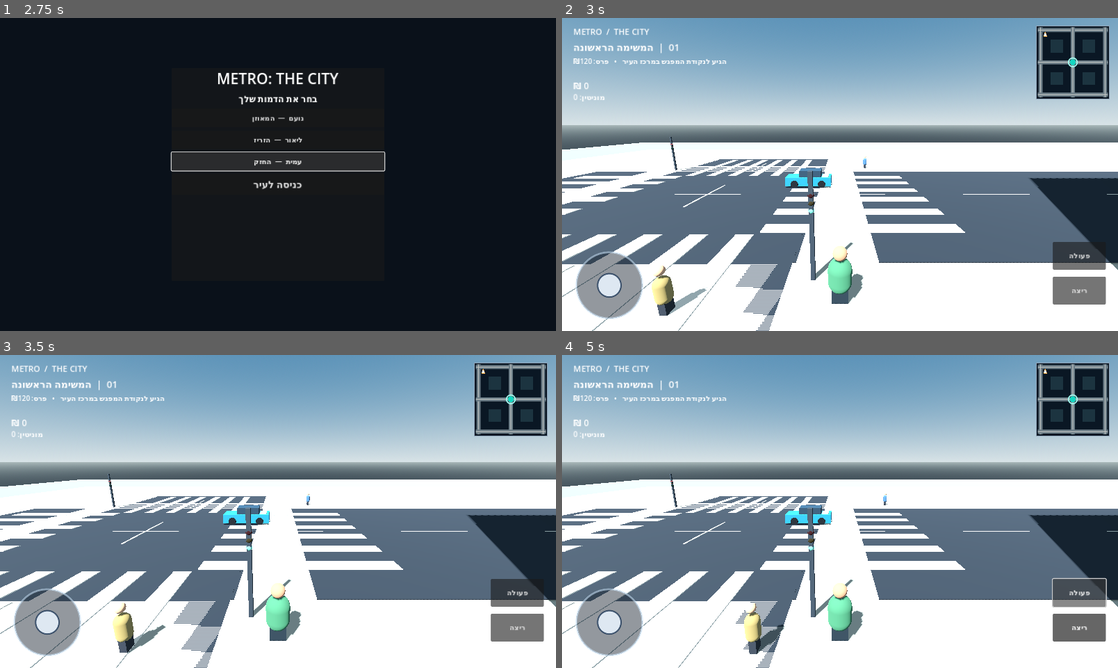
Above: before the commit, frames 1-4 (two rows, left to right).
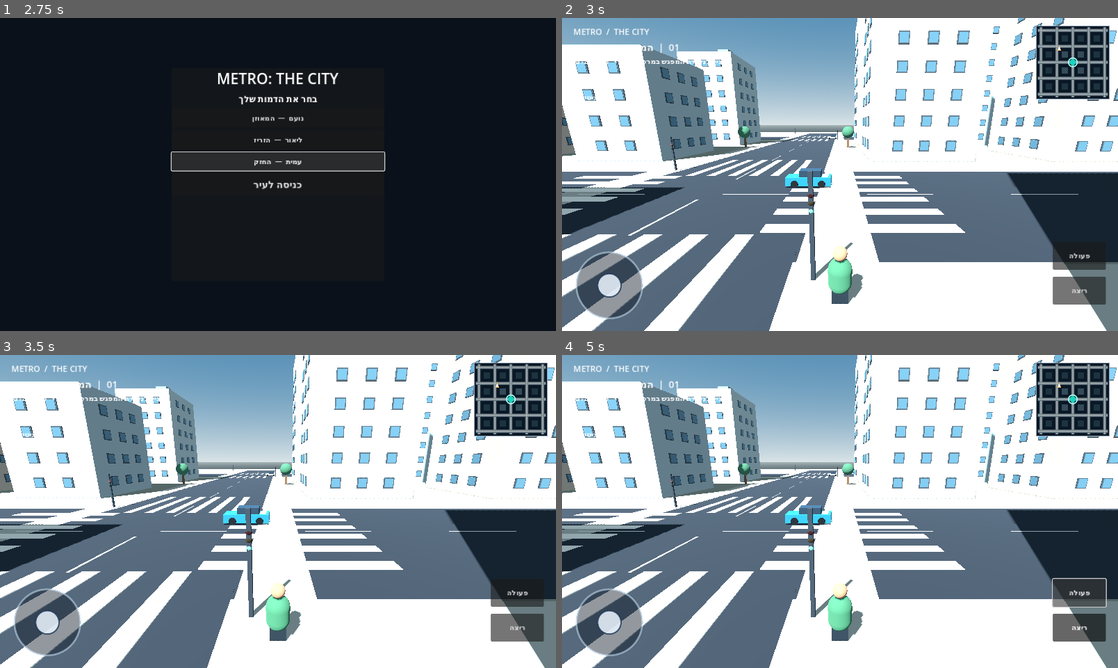
Above: after the commit, the same moments.

Repository: a332150176-dev/METRO-THE-CITY
Game: Godot game, scene res://scenes/main.tscn
The game is run twice, just before and just after one commit, with the same random seed, the same clock (stepped at 60 frames per second) and the same inputs.
Inputs:
- Up to frame 1 (2.75 s): click "נועם — המאוזן" at 0.5 s; click "ליאור — הזריז" at 1.25 s; click "עמית — החזק" at 2 s
- Up to frame 2 (3 s): click "כניסה לעיר" at 2.75 s
- Up to frame 3 (3.5 s): no input
- Up to frame 4 (5 s): click "ריצה" at 3.5 s; click "פעולה" at 4.25 s

Frame 1 is identical in both runs. In frame 2, 40% of the frame differs, in the area x 0-100%, y 0-100%; in frame 3, 40%; in frame 4, 40%.

Commit message:
Expand city to five-by-five districts and improve procedural building detail

Diff:
--- a/scripts/city_builder.gd
+++ b/scripts/city_builder.gd
@@ -2,12 +2,19 @@
 class_name CityBuilder
 
 const LIGHT_VISUAL := preload("res://scripts/traffic_light_visual.gd")
+const GRID_SIZE: int = 5
 const GRID_SPACING: float = 76.0
 const ROAD_WIDTH: float = 18.0
-const CITY_EDGE: float = 190.0
+const CITY_EDGE: float = 420.0
 
 var rng := RandomNumberGenerator.new()
 var traffic_controller: TrafficController
+var window_frame_transforms: Array[Transform3D] = []
+var window_glass_transforms: Array[Transform3D] = []
+var road_mark_x_transforms: Array[Transform3D] = []
+var road_mark_z_transforms: Array[Transform3D] = []
+var crosswalk_x_transforms: Array[Transform3D] = []
+var crosswalk_z_transforms: Array[Transform3D] = []
 
 func build_city(controller: TrafficController) -> void:
 	traffic_controller = controller
@@ -16,6 +23,7 @@
 	_build_roads()
 	_build_blocks()
 	_build_intersections()
+	_build_batched_details()
 
 func _material(color: Color, roughness: float = 0.88) -> StandardMaterial3D:
 	var result := StandardMaterial3D.new()
@@ -49,13 +57,23 @@
 	holder.add_child(mesh_instance)
 	return holder
 
+func _visual_box(parent: Node3D, size: Vector3, position: Vector3, color: Color) -> MeshInstance3D:
+	var instance := MeshInstance3D.new()
+	var mesh := BoxMesh.new()
+	mesh.size = size
+	instance.mesh = mesh
+	instance.position = position
+	instance.material_override = _material(color)
+	parent.add_child(instance)
+	return instance
+
 func _build_ground() -> void:
-	_box(self, Vector3(260.0, 1.0, 260.0), Vector3(0.0, -0.5, 0.0), Color("#777d78"), true)
-	_box(self, Vector3(220.0, 0.05, 220.0), Vector3(0.0, 0.02, 0.0), Color("#8b8b7b"))
+	_box(self, Vector3(460.0, 1.0, 460.0), Vector3(0.0, -0.5, 0.0), Color("#777d78"), true)
+	_box(self, Vector3(430.0, 0.05, 430.0), Vector3(0.0, 0.02, 0.0), Color("#8b8b7b"))
 
 func _build_roads() -> void:
-	for grid in range(3):
-		var coordinate := (grid - 1) * GRID_SPACING
+	for grid in range(GRID_SIZE):
+		var coordinate := (grid - 2) * GRID_SPACING
 		_box(self, Vector3(CITY_EDGE, 0.13, ROAD_WIDTH), Vector3(0.0, -0.01, coordinate), Color("#292e34"))
 		_box(self, Vector3(ROAD_WIDTH, 0.13, CITY_EDGE), Vector3(coordinate, -0.005, 0.0), Color("#292e34"))
 		_box(self, Vector3(CITY_EDGE, 0.12, 3.5), Vector3(0.0, 0.0, coordinate - 10.9), Color("#aaa99d"))
@@ -63,50 +81,99 @@
 		_box(self, Vector3(3.5, 0.12, CITY_EDGE), Vector3(coordinate - 10.9, 0.0, 0.0), Color("#aaa99d"))
 		_box(self, Vector3(3.5, 0.12, CITY_EDGE), Vector3(coordinate + 10.9, 0.0, 0.0), Color("#aaa99d"))
 
-		for mark in range(15):
-			var along := -88.0 + mark * 12.0
-			_box(self, Vector3(5.5, 0.025, 0.18), Vector3(along, 0.075, coordinate), Color("#d9d8c7"))
-			_box(self, Vector3(0.18, 0.025, 5.5), Vector3(coordinate, 0.075, along), Color("#d9d8c7"))
+		for mark in range(35):
+			var along := -204.0 + mark * 12.0
+			road_mark_x_transforms.append(Transform3D(Basis(), Vector3(along, 0.075, coordinate)))
+			road_mark_z_transforms.append(Transform3D(Basis(), Vector3(coordinate, 0.075, along)))
 
 func _build_blocks() -> void:
-	var building_colors: Array[Color] = [
+	var residential_colors: Array[Color] = [
 		Color("#b7a991"), Color("#c9c1af"), Color("#9fa9a9"),
 		Color("#d1c5b3"), Color("#aeb8b5"), Color("#b4a28f")
 	]
-	for block_x in range(2):
-		for block_z in range(2):
-			var center_x := -38.0 + block_x * GRID_SPACING
-			var center_z := -38.0 + block_z * GRID_SPACING
+	var downtown_colors: Array[Color] = [
+		Color("#8e9da2"), Color("#aab5b6"), Color("#8a969b"),
+		Color("#c0b8a8"), Color("#9caeb2")
+	]
+	var mixed_colors: Array[Color] = [
+		Color("#b9aa96"), Color("#b8bdb5"), Color("#a5aaa5"),
+		Color("#c9bca9"), Color("#a4b0af")
+	]
+
+	for block_x in range(GRID_SIZE - 1):
+		for block_z in range(GRID_SIZE - 1):
+			var center_x := (float(block_x) - 1.5) * GRID_SPACING
+			var center_z := (float(block_z) - 1.5) * GRID_SPACING
+			var downtown := block_x >= 1 and block_x <= 2 and block_z >= 1 and block_z <= 2
+			var mixed := not downtown and (block_x == 1 or block_x == 2 or block_z == 1 or block_z == 2)
+			var palette: Array[Color] = downtown_colors if downtown else (mixed_colors if mixed else residential_colors)
+
 			for offset_x in [-14.0, 14.0]:
 				for offset_z in [-14.0, 14.0]:
 					var width := rng.randf_range(12.0, 18.0)
 					var depth := rng.randf_range(12.0, 18.0)
-					var height := rng.randf_range(13.0, 34.0)
-					if rng.randf() > 0.76:
-						height += rng.randf_range(12.0, 20.0)
+					var height := rng.randf_range(13.0, 26.0)
+					if mixed:
+						height = rng.randf_range(20.0, 38.0)
+					if downtown:
+						height = rng.randf_range(34.0, 56.0)
 					var position := Vector3(center_x + offset_x, height * 0.5 - 0.05, center_z + offset_z)
-					var color: Color = building_colors[rng.randi_range(0, building_colors.size() - 1)]
-					_add_building(Vector3(width, height, depth), position, color)
+					var color: Color = palette[rng.randi_range(0, palette.size() - 1)]
+					_add_building(Vector3(width, height, depth), position, color, downtown)
+
 			_add_tree(Vector3(center_x - 25.0, 0.0, center_z))
 			_add_tree(Vector3(center_x + 25.0, 0.0, center_z))
 			_add_bench(Vector3(center_x, 0.0, center_z - 25.0))
 
-func _add_building(size: Vector3, position: Vector3, color: Color) -> void:
+func _add_building(size: Vector3, position: Vector3, color: Color, downtown: bool) -> void:
 	var building := _box(self, size, position, color, true)
-	var floors := maxi(2, int(size.y / 4.2))
-	var window_material := _material(Color("#526b78"), 0.3)
-	for floor_index in range(floors):
-		var y := -size.y * 0.5 + 2.2 + floor_index * 3.8
-		for window_index in range(3):
-			var x := -size.x * 0.5 + 2.3 + window_index * maxf(3.0, size.x * 0.31)
-			var window := MeshInstance3D.new()
-			var pane := BoxMesh.new()
-			pane.size = Vector3(1.0, 1.35, 0.08)
-			window.mesh = pane
-			window.material_override = window_material
-			window.position = Vector3(x, y, -size.z * 0.5 - 0.045)
-			building.add_child(window)
-	_box(self, Vector3(size.x * 0.35, 0.35, size.z * 0.35), position + Vector3(0.0, size.y * 0.5 + 0.18, 0.0), color.darkened(0.16))
+	var floors := maxi(2, int(size.y / 4.0))
+	var horizontal_material := color.darkened(0.16)
+	_visual_box(building, Vector3(size.x * 0.92, 0.24, size.z * 0.92), Vector3(0.0, size.y * 0.5 + 0.12, 0.0), horizontal_material)
+	_visual_box(building, Vector3(size.x * 0.88, 0.18, 0.22), Vector3(0.0, -size.y * 0.5 + 3.8, -size.z * 0.5 - 0.07), horizontal_material)
+
+	for side in range(4):
+		var horizontal_length := size.x if side < 2 else size.z
+		var window_count := clampi(int(horizontal_length / 4.6), 2, 4)
+		var pitch := horizontal_length / float(window_count + 1)
+		for floor_index in range(floors):
+			var window_y := -size.y * 0.5 + 2.55 + floor_index * 3.75
+			for window_index in range(window_count):
+				var offset := -horizontal_length * 0.5 + pitch * float(window_index + 1)
+				var frame_position := position
+				var glass_position := position
+				var rotation := 0.0
+				if side == 0:
+					frame_position += Vector3(offset, window_y, -size.z * 0.5 - 0.07)
+					glass_position = frame_position + Vector3(0.0, 0.0, -0.08)
+				elif side == 1:
+					frame_position += Vector3(offset, window_y, size.z * 0.5 + 0.07)
+					glass_position = frame_position + Vector3(0.0, 0.0, 0.08)
+				elif side == 2:
+					frame_position += Vector3(-size.x * 0.5 - 0.07, window_y, offset)
+					glass_position = frame_position + Vector3(-0.08, 0.0, 0.0)
+					rotation = PI * 0.5
+				else:
+					frame_position += Vector3(size.x * 0.5 + 0.07, window_y, offset)
+					glass_position = frame_position + Vector3(0.08, 0.0, 0.0)
+					rotation = PI * 0.5
+				window_frame_transforms.append(Transform3D(Basis(Vector3.UP, rotation), frame_position))
+				window_glass_transforms.append(Transform3D(Basis(Vector3.UP, rotation), glass_position))
+
+				if side == 0 and floor_index > 0 and floor_index % 2 == 0 and window_index == 0:
+					var balcony_y := window_y - 0.92
+					_visual_box(building, Vector3(2.0, 0.12, 0.72), Vector3(offset, balcony_y, -size.z * 0.5 - 0.42), Color("#636c6d"))
+					_visual_box(building, Vector3(2.0, 0.08, 0.08), Vector3(offset, balcony_y + 0.48, -size.z * 0.5 - 0.75), Color("#596367"))
+
+	var door_y := -size.y * 0.5 + 1.2
+	_visual_box(building, Vector3(1.35, 2.25, 0.14), Vector3(-size.x * 0.16, door_y, -size.z * 0.5 - 0.12), Color("#35434a"))
+	_visual_box(building, Vector3(size.x * 0.72, 0.42, 0.26), Vector3(0.0, -size.y * 0.5 + 2.55, -size.z * 0.5 - 0.14), Color("#65777b"))
+
+	if rng.randf() > 0.45:
+		var rooftop_size := Vector3(rng.randf_range(2.0, 3.2), rng.randf_range(1.2, 2.0), rng.randf_range(2.0, 3.2))
+		_visual_box(building, rooftop_size, Vector3(size.x * 0.22, size.y * 0.5 + rooftop_size.y * 0.5, size.z * 0.18), color.darkened(0.22))
+	if downtown and rng.randf() > 0.5:
+		_visual_box(building, Vector3(size.x * 0.52, 0.3, 0.28), Vector3(0.0, size.y * 0.5 - 1.0, -size.z * 0.5 - 0.16), Color("#344c57"))
 
 func _add_tree(position: Vector3) -> void:
 	var trunk := _box(self, Vector3(0.42, 2.4, 0.42), position + Vector3(0.0, 1.2, 0.0), Color("#71543b"))
@@ -125,15 +192,15 @@
 		_box(self, Vector3(0.15, 0.7, 0.55), position + Vector3(x, 0.35, 0.0), Color("#4b5052"))
 
 func _build_intersections() -> void:
-	for x in range(3):
-		for z in range(3):
-			var center := Vector3((x - 1) * GRID_SPACING, 0.0, (z - 1) * GRID_SPACING)
+	for x in range(GRID_SIZE):
+		for z in range(GRID_SIZE):
+			var center := Vector3((x - 2) * GRID_SPACING, 0.0, (z - 2) * GRID_SPACING)
 			for stripe in range(6):
 				var offset := -6.0 + stripe * 2.4
-				_box(self, Vector3(0.95, 0.035, 11.0), center + Vector3(offset, 0.09, -12.2), Color("#e6e4d8"))
-				_box(self, Vector3(0.95, 0.035, 11.0), center + Vector3(offset, 0.09, 12.2), Color("#e6e4d8"))
-				_box(self, Vector3(11.0, 0.035, 0.95), center + Vector3(-12.2, 0.09, offset), Color("#e6e4d8"))
-				_box(self, Vector3(11.0, 0.035, 0.95), center + Vector3(12.2, 0.09, offset), Color("#e6e4d8"))
+				crosswalk_z_transforms.append(Transform3D(Basis(), center + Vector3(offset, 0.09, -12.2)))
+				crosswalk_z_transforms.append(Transform3D(Basis(), center + Vector3(offset, 0.09, 12.2)))
+				crosswalk_x_transforms.append(Transform3D(Basis(), center + Vector3(-12.2, 0.09, offset)))
+				crosswalk_x_transforms.append(Transform3D(Basis(), center + Vector3(12.2, 0.09, offset)))
 			_add_traffic_pole(center + Vector3(-10.0, 0.0, -10.0), true)
 			_add_traffic_pole(center + Vector3(10.0, 0.0, 10.0), false)
 
@@ -143,3 +210,27 @@
 	add_child(lamp)
 	lamp.position = position + Vector3(0.0, 3.35, 0.0)
 	lamp.setup(traffic_controller, horizontal)
+
+func _build_batched_details() -> void:
+	_add_multimesh_batch(Vector3(5.5, 0.025, 0.18), road_mark_x_transforms, Color("#d9d8c7"))
+	_add_multimesh_batch(Vector3(0.18, 0.025, 5.5), road_mark_z_transforms, Color("#d9d8c7"))
+	_add_multimesh_batch(Vector3(0.95, 0.035, 11.0), crosswalk_z_transforms, Color("#e6e4d8"))
+	_add_multimesh_batch(Vector3(11.0, 0.035, 0.95), crosswalk_x_transforms, Color("#e6e4d8"))
+	_add_multimesh_batch(Vector3(1.55, 1.62, 0.12), window_frame_transforms, Color("#414b50"), 0.7)
+	_add_multimesh_batch(Vector3(1.24, 1.32, 0.1), window_glass_transforms, Color("#557785"), 0.28)
+
+func _add_multimesh_batch(mesh_size: Vector3, transforms: Array[Transform3D], color: Color, roughness: float = 0.88) -> void:
+	if transforms.is_empty():
+		return
+	var mesh := BoxMesh.new()
+	mesh.size = mesh_size
+	var multi := MultiMesh.new()
+	multi.transform_format = MultiMesh.TRANSFORM_3D
+	multi.mesh = mesh
+	multi.instance_count = transforms.size()
+	for index in range(transforms.size()):
+		multi.set_instance_transform(index, transforms[index])
+	var instance := MultiMeshInstance3D.new()
+	instance.multimesh = multi
+	instance.material_override = _material(color, roughness)
+	add_child(instance)
--- a/scripts/city_minimap.gd
+++ b/scripts/city_minimap.gd
@@ -4,7 +4,7 @@
 var player: PlayerController
 var missions: MissionManager
 var refresh_clock: float = 0.0
-var map_radius: float = 86.0
+var map_radius: float = 174.0
 
 func set_sources(player_node: PlayerController, mission_node: MissionManager) -> void:
 	player = player_node
@@ -35,19 +35,23 @@
 	var center := size * 0.5
 	var scale := minf(size.x, size.y) / (map_radius * 2.0)
 
-	for block_x in [-38.0, 38.0]:
-		for block_z in [-38.0, 38.0]:
-			var block_center := center + Vector2(block_x, block_z) * scale
+	for block_x in range(4):
+		for block_z in range(4):
+			var world_x := -114.0 + block_x * 76.0
+			var world_z := -114.0 + block_z * 76.0
+			var block_center := center + Vector2(world_x, world_z) * scale
 			var block_rect := Rect2(block_center - Vector2(15.0, 15.0) * scale, Vector2(30.0, 30.0) * scale)
-			draw_rect(block_rect, Color("#1c3440"), true)
+			var is_downtown := block_x >= 1 and block_x <= 2 and block_z >= 1 and block_z <= 2
+			draw_rect(block_rect, Color("#344b58") if is_downtown else Color("#1c3440"), true)
 
-	for road in [-76.0, 0.0, 76.0]:
+	for grid in range(5):
+		var road := -152.0 + grid * 76.0
 		var x: float = center.x + road * scale
 		var z: float = center.y + road * scale
-		draw_line(Vector2(x, 4.0), Vector2(x, size.y - 4.0), Color("#6c7d87"), 8.0, true)
-		draw_line(Vector2(4.0, z), Vector2(size.x - 4.0, z), Color("#6c7d87"), 8.0, true)
-		draw_line(Vector2(x, 4.0), Vector2(x, size.y - 4.0), Color("#c0c5c3"), 0.8, true)
-		draw_line(Vector2(4.0, z), Vector2(size.x - 4.0, z), Color("#c0c5c3"), 0.8, true)
+		draw_line(Vector2(x, 4.0), Vector2(x, size.y - 4.0), Color("#6c7d87"), 6.0, true)
+		draw_line(Vector2(4.0, z), Vector2(size.x - 4.0, z), Color("#6c7d87"), 6.0, true)
+		draw_line(Vector2(x, 4.0), Vector2(x, size.y - 4.0), Color("#c0c5c3"), 0.7, true)
+		draw_line(Vector2(4.0, z), Vector2(size.x - 4.0, z), Color("#c0c5c3"), 0.7, true)
 
 	if missions != null and missions.current_index < missions.missions.size():
 		var mission: Dictionary = missions.missions[missions.current_index]
--- a/scripts/road_network.gd
+++ b/scripts/road_network.gd
@@ -1,13 +1,14 @@
 extends RefCounted
 class_name RoadNetwork
 
-const GRID_SIZE: int = 3
+const GRID_SIZE: int = 5
 const SPACING: float = 76.0
 const TURN_RADIUS: float = 7.0
 
 func intersection_position(id: int) -> Vector3:
 	var cell := Vector2i(id % GRID_SIZE, int(id / GRID_SIZE))
-	return Vector3((cell.x - 1) * SPACING, 0.0, (cell.y - 1) * SPACING)
+	var center_offset := float(GRID_SIZE - 1) * 0.5
+	return Vector3((float(cell.x) - center_offset) * SPACING, 0.0, (float(cell.y) - center_offset) * SPACING)
 
 func all_intersections() -> Array[Vector3]:
 	var result: Array[Vector3] = []
@@ -16,8 +17,9 @@
 	return result
 
 func shortest_path(start_id: int, goal_id: int) -> Array[int]:
-	var start := clampi(start_id, 0, 8)
-	var goal := clampi(goal_id, 0, 8)
+	var last_id := GRID_SIZE * GRID_SIZE - 1
+	var start := clampi(start_id, 0, last_id)
+	var goal := clampi(goal_id, 0, last_id)
 	var queue: Array[int] = [start]
 	var previous: Dictionary = {start: -1}
 	while not queue.is_empty():
@@ -87,8 +89,9 @@
 func nearest_intersection(position: Vector3) -> Dictionary:
 	var best_id := 0
 	var best_distance := INF
-	for id in range(9):
-		var distance := Vector2(position.x, position.z).distance_to(Vector2(intersection_position(id).x, intersection_position(id).z))
+	for id in range(GRID_SIZE * GRID_SIZE):
+		var point := intersection_position(id)
+		var distance := Vector2(position.x, position.z).distance_to(Vector2(point.x, point.z))
 		if distance < best_distance:
 			best_distance = distance
 			best_id = id
--- a/scripts/smoke_test.gd
+++ b/scripts/smoke_test.gd
@@ -18,9 +18,13 @@
 		push_error("Smoke test: road network was not initialized")
 		quit(1)
 		return
-	var route: PackedVector3Array = game.road_network.build_route(0, 8)
+	var route: PackedVector3Array = game.road_network.build_route(0, 24)
 	if route.size() < 5:
-		push_error("Smoke test: 3x3 route generation failed")
+		push_error("Smoke test: 5x5 route generation failed")
+		quit(1)
+		return
+	if game.road_network.all_intersections().size() != 25:
+		push_error("Smoke test: expanded city does not contain 25 intersections")
 		quit(1)
 		return
 	if game.get_node_or_null("ProceduralCity") == null:
@@ -28,7 +32,7 @@
 		quit(1)
 		return
 	var traffic := game.get_node_or_null("CityTraffic")
-	if traffic == null or traffic.cars.size() < 9 or traffic.pedestrians.size() < 18:
+	if traffic == null or traffic.cars.size() < 12 or traffic.pedestrians.size() < 24:
 		push_error("Smoke test: traffic or pedestrian population did not initialize")
 		quit(1)
 		return
@@ -82,9 +86,9 @@
 		return
 	test_car.exit_vehicle()
 	if test_car.player_driving or not game.player.visible:
-		push_error("Smoke test: player could not exit the vehicle")
+		push_error("Smoke test: player could not exit a vehicle")
 		quit(1)
 		return
 
-	print("METRO smoke test passed: city, routes, AI, campaign, customization, jump, vehicle driving and mission completion")
+	print("METRO smoke test passed: 5x5 city, roads, AI, campaign, customization, jump, vehicle driving and mission completion")
 	quit(0)
--- a/scripts/traffic_manager.gd
+++ b/scripts/traffic_manager.gd
@@ -10,7 +10,7 @@
 var cars: Array[TrafficCar] = []
 var pedestrians: Array[CityPedestrian] = []
 var spawn_clock: float = 0.0
-var target_car_count: int = 9
+var target_car_count: int = 12
 var car_colors: Array[Color] = [
 	Color("#24799a"), Color("#c2c6c5"), Color("#b64d3b"),
 	Color("#d4a843"), Color("#343b43"), Color("#6d8a6f")
@@ -26,7 +26,7 @@
 	rng.seed = 884422
 	for i in range(target_car_count):
 		_spawn_one_car(i)
-	_spawn_pedestrians(18)
+	_spawn_pedestrians(24)
 
 func _process(delta: float) -> void:
 	for i in range(cars.size() - 1, -1, -1):
@@ -38,10 +38,10 @@
 		_spawn_one_car(rng.randi_range(0, 1000))
 
 func _spawn_one_car(seed_value: int) -> void:
-	var start_id := seed_value if seed_value >= 0 and seed_value < 9 else rng.randi_range(0, 8)
-	var goal_id := rng.randi_range(0, 8)
+	var start_id := seed_value if seed_value >= 0 and seed_value < 25 else rng.randi_range(0, 24)
+	var goal_id := rng.randi_range(0, 24)
 	while goal_id == start_id:
-		goal_id = rng.randi_range(0, 8)
+		goal_id = rng.randi_range(0, 24)
 	var car: TrafficCar = CAR_SCRIPT.new()
 	car.name = "TrafficCar_%02d" % (seed_value % 1000)
 	var lane := 3.0 if seed_value % 2 == 0 else -3.0
@@ -59,15 +59,15 @@
 
 func _make_sidewalk_route(seed_offset: int) -> PackedVector3Array:
 	var points := PackedVector3Array()
-	var road_line := float(rng.randi_range(-1, 1)) * 76.0
+	var road_line := float(rng.randi_range(-2, 2)) * 76.0
 	var side := -1.0 if seed_offset % 2 == 0 else 1.0
 	var lane := road_line + side * 11.5
-	var start := rng.randf_range(-76.0, 76.0)
+	var start := rng.randf_range(-152.0, 152.0)
 	points.append(Vector3(start, 0.05, lane))
-	points.append(Vector3(76.0, 0.05, lane))
-	points.append(Vector3(76.0, 0.05, lane + side * 8.0))
-	points.append(Vector3(-76.0, 0.05, lane + side * 8.0))
-	points.append(Vector3(-76.0, 0.05, lane))
+	points.append(Vector3(152.0, 0.05, lane))
+	points.append(Vector3(152.0, 0.05, lane + side * 8.0))
+	points.append(Vector3(-152.0, 0.05, lane + side * 8.0))
+	points.append(Vector3(-152.0, 0.05, lane))
 	return points
 
 func lead_distance(source: TrafficCar, direction: Vector3) -> float:
Not shown, added: docs/GAME_DESIGN.md
